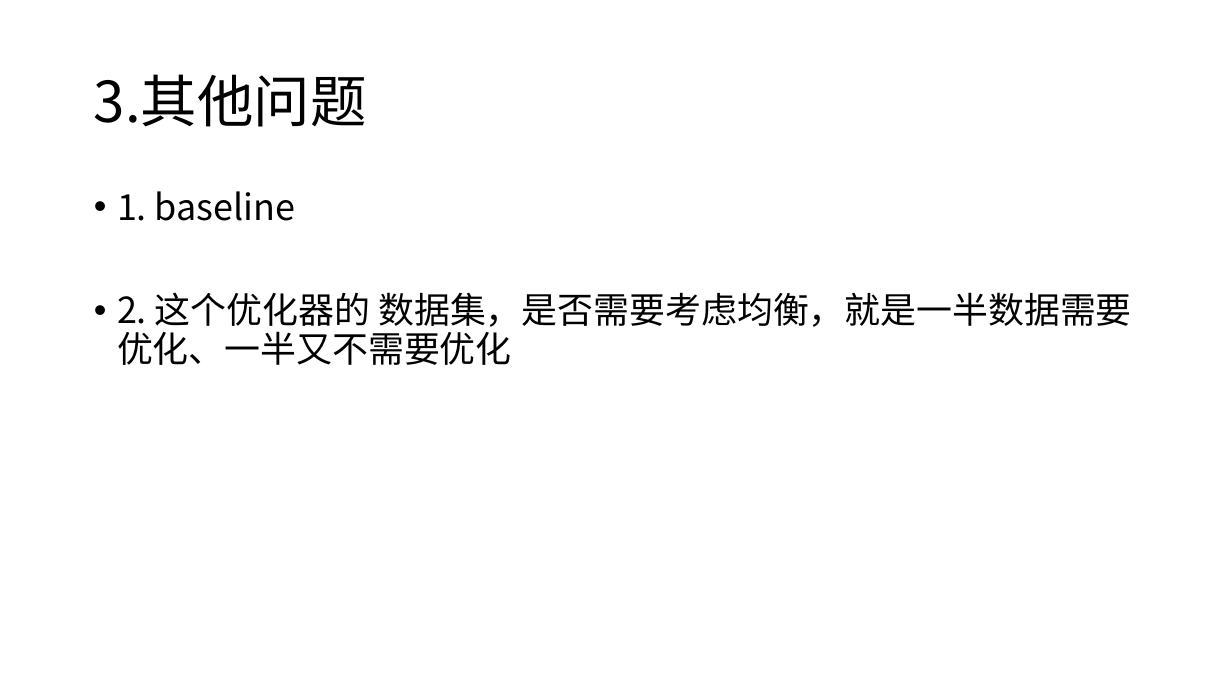
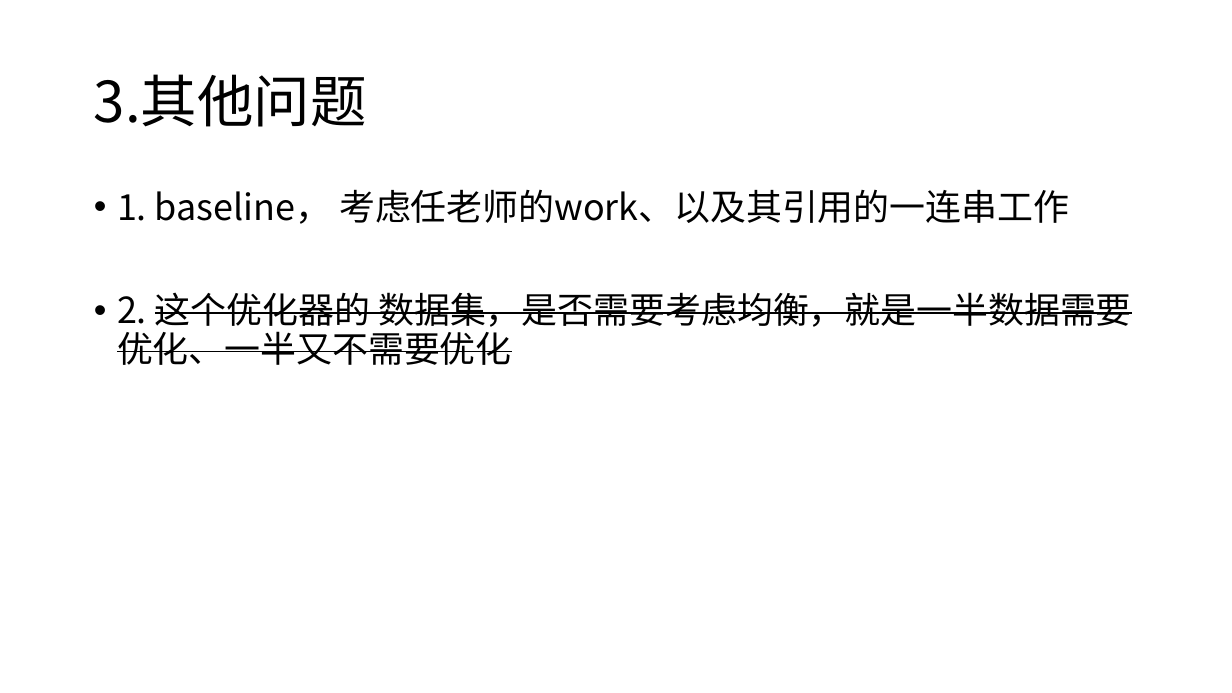
Before and after one commit to Coffee-Kitty/Coffee-Kitty.github.io, a slide deck: slide 13 of docs/life/diary/llm-as-optimizer.pptx (slide 7 before the commit). Drawn at 1232x693 pixels with LibreOffice and Linux fonts; fonts in the diff are those of the drawing. Boxes give left, top, right and bottom in pixels: in the first picture for what was removed or moved away, otherwise in the second. Text is boxed around its words. In the diff, an @@ line names an element or a change of style, - is before the commit and + after.

```diff
--- a/docs/life/diary/llm-as-optimizer.pptx
+++ b/docs/life/diary/llm-as-optimizer.pptx
@@ text at [117,189,1069,224]: text changed @@
-• 1. baseline
+• 1. baseline， 考虑任老师的work、以及其引用的一连串工作
@@ text at [117,292,1132,365]: strikethrough on in "这个优化器的 数据集，是否需要考虑均衡，就是一半数据需要优化、一半又不需要优化" @@
```
Also in this commit, not shown: 4 other slides changed, 3 slides added, 40 other files.
